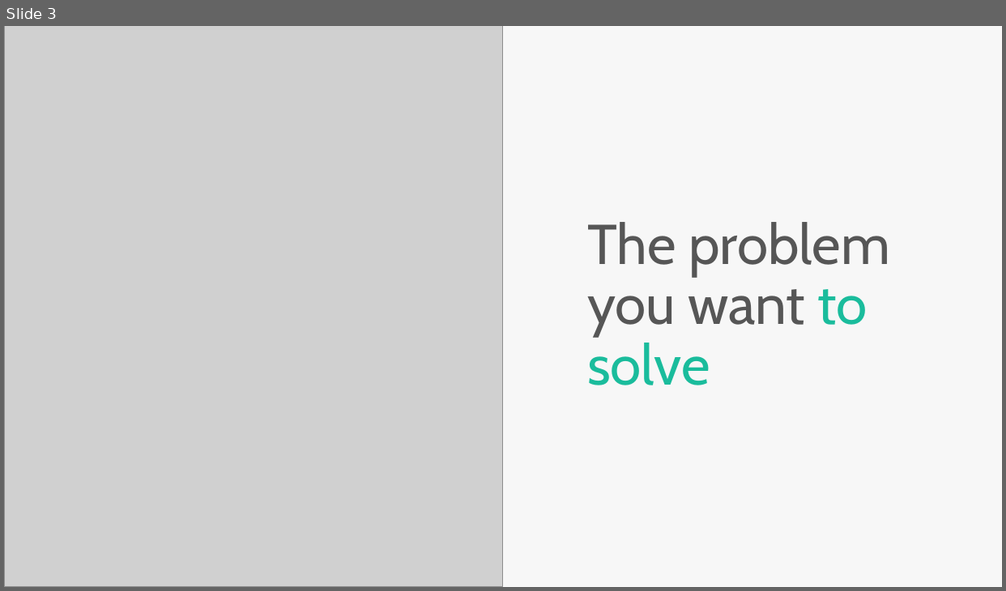
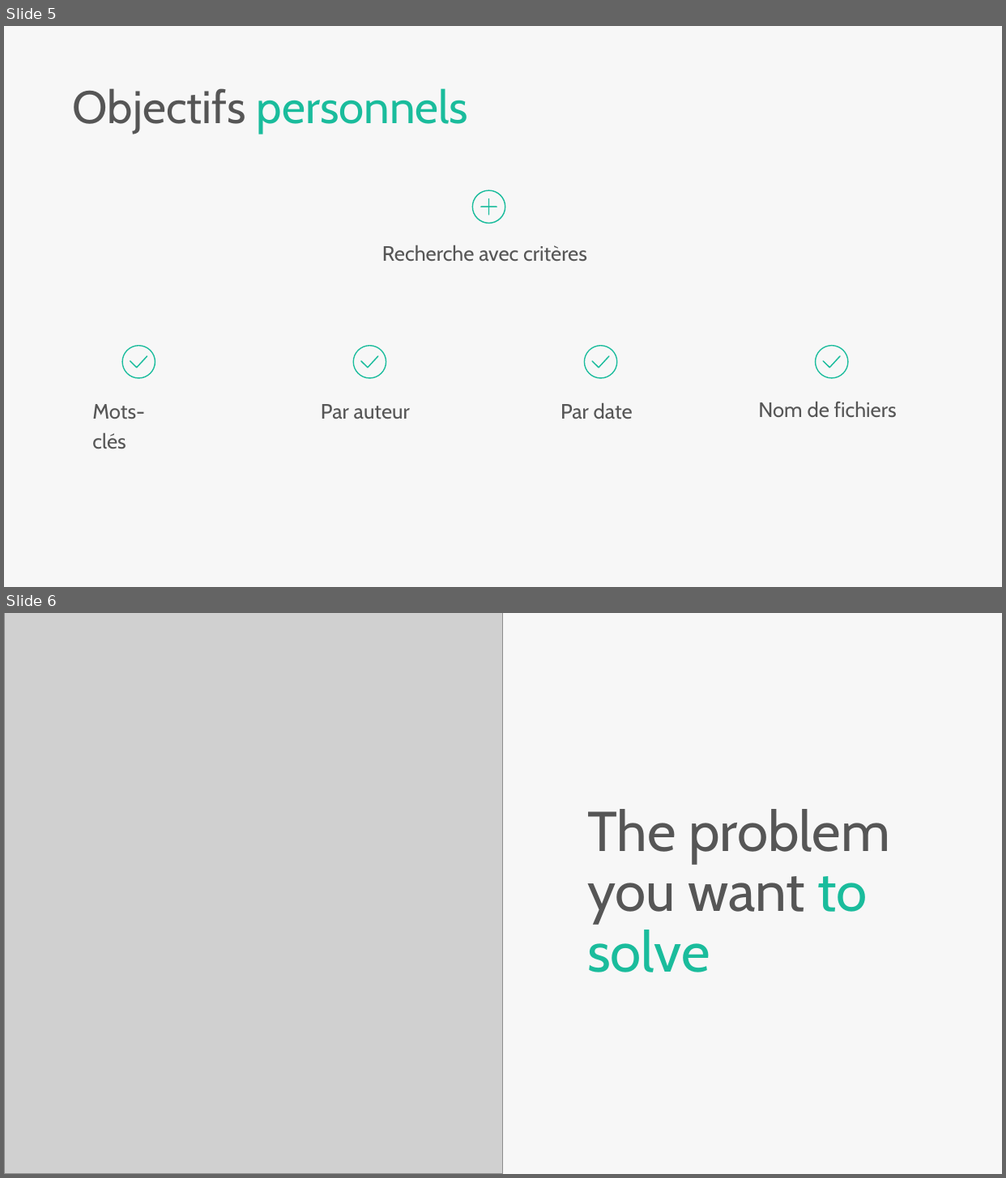
Before and after one commit to JeremyGfeller/MAW_1.1, a slide deck: Documentation/Présentation/Windows/Peetch by Slidor (Windows).pptx. Shown one above the other, each under a label of ours: slide 3 before the commit, slides 5 and 6 after it. The pictures are 1006x591 and 1006x1178 pixels, drawn with LibreOffice and Linux fonts; fonts in the diff are those of the drawing; grey boxes stand for pictures. Boxes give left, top, right and bottom in pixels: in the first picture for what was removed or moved away, otherwise in the second. Text is boxed around its words. In the diff, an @@ line names an element or a change of style, - is before the commit and + after.

```diff
--- a/Documentation/Présentation/Windows/Peetch by Slidor (Windows).pptx
+++ b/Documentation/Présentation/Windows/Peetch by Slidor (Windows).pptx
@@ slide 5 added at (x1=4, y1=26, x2=1002, y2=587), background #F7F7F7 @@
@@ text added at (x1=73, y1=88, x2=469, y2=134), 44 pt, text #1ABC9C @@
+Objectifs personnels
@@ freeform shape added at (x1=472, y1=190, x2=505, y2=224), fill #1ABC9C @@
@@ freeform shape added at (x1=481, y1=207, x2=497, y2=207), fill #1ABC9C @@
@@ freeform shape added at (x1=488, y1=199, x2=489, y2=216), fill #1ABC9C @@
@@ text added at (x1=382, y1=245, x2=587, y2=262), 20 pt, text #565656 @@
+Recherche avec critères
@@ freeform shape added at (x1=121, y1=345, x2=155, y2=378), fill #1ABC9C @@
@@ freeform shape added at (x1=130, y1=356, x2=147, y2=369), fill #1ABC9C @@
@@ freeform shape added at (x1=353, y1=345, x2=386, y2=378), fill #1ABC9C @@
@@ freeform shape added at (x1=360, y1=356, x2=378, y2=369), fill #1ABC9C @@
@@ freeform shape added at (x1=584, y1=345, x2=618, y2=378), fill #1ABC9C @@
@@ freeform shape added at (x1=592, y1=356, x2=610, y2=369), fill #1ABC9C @@
@@ freeform shape added at (x1=815, y1=345, x2=849, y2=378), fill #1ABC9C @@
@@ freeform shape added at (x1=823, y1=356, x2=841, y2=369), fill #1ABC9C @@
@@ text added at (x1=92, y1=404, x2=145, y2=449), 20 pt, text #565656 @@
+Mots-clés
@@ text added at (x1=321, y1=404, x2=410, y2=420), 20 pt, text #565656 @@
+Par auteur
@@ text added at (x1=560, y1=403, x2=633, y2=420), 20 pt, text #565656 @@
+Par date
@@ text added at (x1=758, y1=401, x2=897, y2=417), 20 pt, text #565656 @@
+Nom de fichiers
@@ what was slide 3 is now slide 6 @@
```
Also in this commit, not shown: 1 slide changed, 3 other slides added, 1 slide removed, 1 other file.
